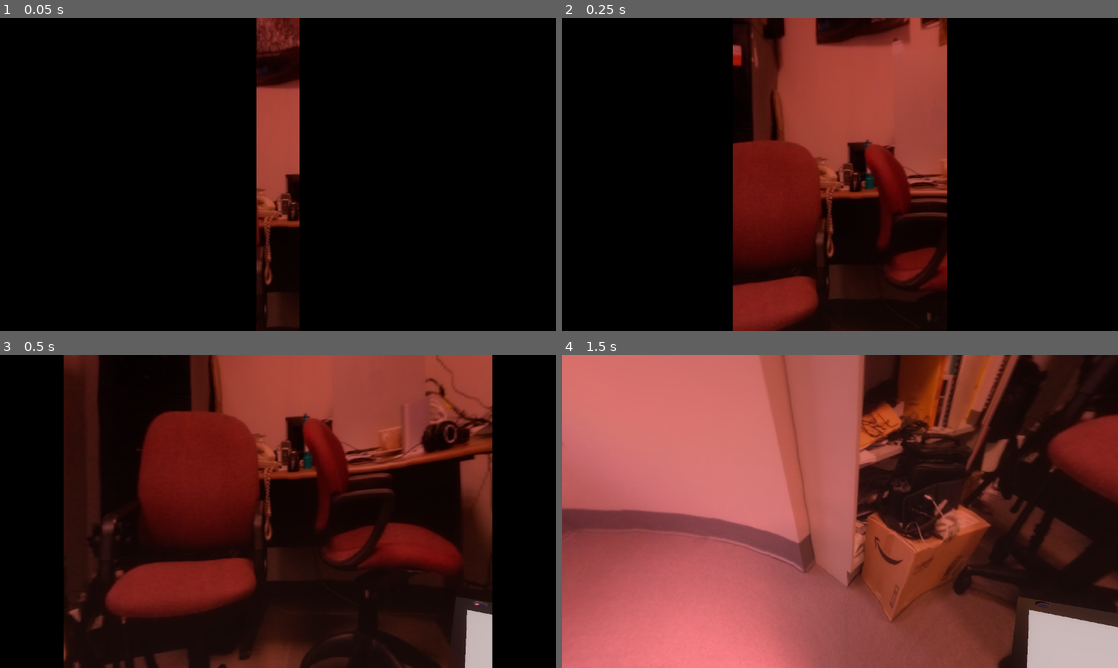
Above: before the commit, frames 1-4 (two rows, left to right).
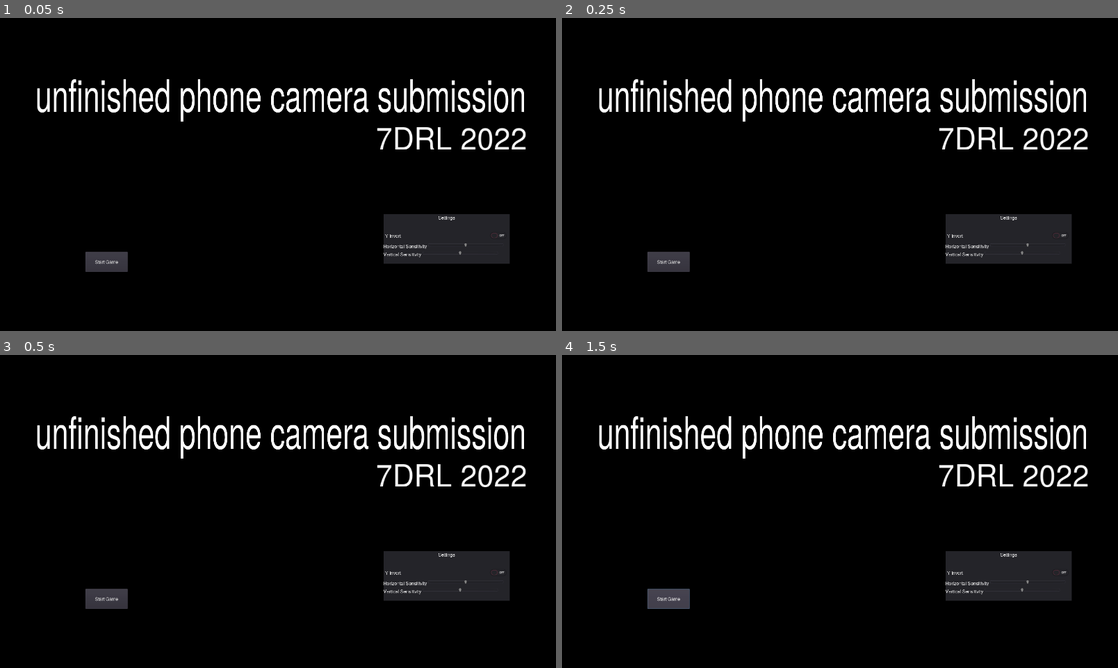
Above: after the commit, the same moments.

Repository: danbolt/7dfps-2022
Game: Godot game, scene res://etc/game_root.tscn
The game is run twice, just before and just after one commit, with the same random seed, the same clock (stepped at 60 frames per second) and the same inputs.
Inputs (mouse positions are in pixels of both pictures, inside the frame that each line leads up to):
- Up to frame 1 (0.05 s): no input
- Up to frame 2 (0.25 s): no input
- Up to frame 3 (0.5 s): no input
- Up to frame 4 (1.5 s): click (667, 599) at 0.5 s, where only the run after the commit has a clickable "Start Game"; click (667, 599) at 1.25 s, where only the run after the commit has a clickable "Start Game"

The runs differ from the first frame. In frame 1, 14% of the frame differs, in the area x 6-95%, y 0-100%; in frame 2, 38%; in frame 3, 58%; in frame 4, 94%, in the area x 0-100%, y 0-100%.
Error after the commit: Attempt to call function 'connect' in base 'null instance' on a null instance. (res://etc/game_root.gd:145)

Commit message:
Temp title screen

Diff:
--- a/etc/game_root.gd
+++ b/etc/game_root.gd
@@ -7,6 +7,10 @@
 
 onready var title_text: Label = $"Title Cover/Label"
 onready var subtitle_text: Label = $"Title Cover/Subtitle"
+
+onready var start_game_button: Button = $title_screen/Button
+
+onready var title_screen: Control = $title_screen
 
 var current_stage: int = 0
 var stages = [
@@ -24,12 +28,6 @@
 	},
 	{
 		'scene': "res://environments/boss_room.tscn"
-	},
-	{
-		'scene': "res://environments/gameplay_test.tscn"
-	},
-	{
-		'scene': "res://environments/corridor_test.tscn"
 	}
 ]
 
@@ -102,6 +100,9 @@
 	if (curtains.is_moving):
 		return
 
+	if title_screen.visible:
+		return
+
 	if !(get_tree().paused):
 		pause_game()
 	elif (get_tree().paused):
@@ -121,16 +122,27 @@
 func hide_subttitle_text():
 	subtitle_text.visible = false
 
+func on_start_game_pressed():
+	title_screen.visible = false
+
+	yield(get_tree().create_timer(0.5), "timeout")
+
+	Input.mouse_mode = Input.MOUSE_MODE_CAPTURED
+
+	start_stage(current_stage)
+
+	yield(get_tree().create_timer(0.25), "timeout")
+
+	curtains.open_curtains()
+
 func _ready():
 	get_tree().paused = false
 	pause_root.visible = false
-	Input.mouse_mode = Input.MOUSE_MODE_CAPTURED
 
 	title_text.visible = false
 	subtitle_text.visible = false
 
-	start_stage(current_stage)
-	curtains.open_curtains()
+	var _connect_to_start_game = start_game_button.connect("button_down", self, "on_start_game_pressed")
 
 	var _pause_connect_result = pause_root.connect("done_exiting", self, "on_decorators_done")
 
--- a/etc/game_root.tscn
+++ b/etc/game_root.tscn
@@ -1,10 +1,12 @@
-[gd_scene load_steps=8 format=2]
+[gd_scene load_steps=10 format=2]
 
 [ext_resource path="res://hud_elements/curtains.tscn" type="PackedScene" id=1]
 [ext_resource path="res://etc/game_root.gd" type="Script" id=2]
 [ext_resource path="res://hud_elements/pause_root.tscn" type="PackedScene" id=3]
 [ext_resource path="res://fonts/tex_gyre_heros/tex_gyre_logotype.tres" type="DynamicFont" id=4]
 [ext_resource path="res://fonts/tex_gyre_heros/tex_gyre_subtitles.tres" type="DynamicFont" id=5]
+[ext_resource path="res://hud_elements/SettingsPanel.tscn" type="PackedScene" id=6]
+[ext_resource path="res://hud_elements/default_theme.tres" type="Theme" id=7]
 
 [sub_resource type="Shader" id=1]
 code = "shader_type canvas_item;
@@ -88,3 +90,44 @@
 [node name="curtains" parent="." instance=ExtResource( 1 )]
 
 [node name="pause_root" parent="." instance=ExtResource( 3 )]
+
+[node name="title_screen" type="Control" parent="."]
+margin_right = 1920.0
+margin_bottom = 1080.0
+
+[node name="ColorRect" type="ColorRect" parent="title_screen"]
+margin_right = 1920.0
+margin_bottom = 1080.0
+color = Color( 0, 0, 0, 1 )
+
+[node name="SettingsPanel" parent="title_screen" instance=ExtResource( 6 )]
+margin_left = 1324.0
+margin_top = 676.0
+margin_right = 1760.0
+margin_bottom = 848.0
+
+[node name="logotype" type="Label" parent="title_screen"]
+margin_left = 122.0
+margin_top = 146.0
+margin_right = 1527.0
+margin_bottom = 609.0
+rect_scale = Vector2( 0.641785, 0.969759 )
+custom_fonts/font = ExtResource( 4 )
+text = "unfinished phone camera submission"
+
+[node name="start_game_button" type="Button" parent="title_screen"]
+margin_left = 295.0
+margin_top = 807.0
+margin_right = 441.0
+margin_bottom = 876.0
+theme = ExtResource( 7 )
+text = "Start Game"
+
+[node name="7drl_2022" type="Label" parent="title_screen"]
+margin_left = 1298.0
+margin_top = 332.0
+margin_right = 1624.0
+margin_bottom = 390.0
+rect_scale = Vector2( 1.60383, 1.65586 )
+custom_fonts/font = ExtResource( 5 )
+text = "7DRL 2022"
--- a/project.godot
+++ b/project.godot
@@ -261,6 +261,11 @@
 , Object(InputEventMouseButton,"resource_local_to_scene":false,"resource_name":"","device":0,"alt":false,"shift":false, …(202 unchanged characters)…
  ]
 }
+take_screenshot={
+"deadzone": 0.5,
+"events": [ Object(InputEventJoypadButton,"resource_local_to_scene":false,"resource_name":"","device":0,"button_index":10,"pressure":0.0,"pressed":false,"script":null)
+ ]
+}
 
 [layer_names]
 
Not shown, changed: .gitignore
Not shown, added: doc/lmms/bgma.mmpz
